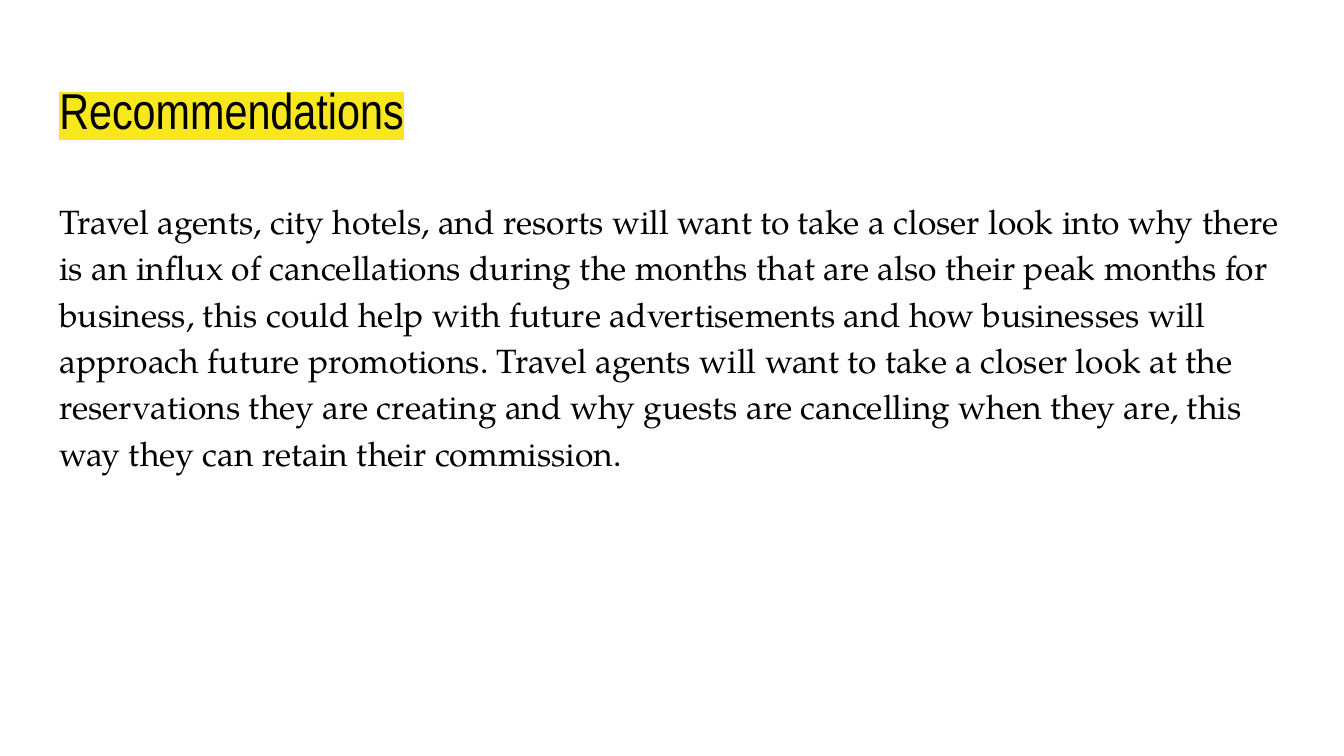
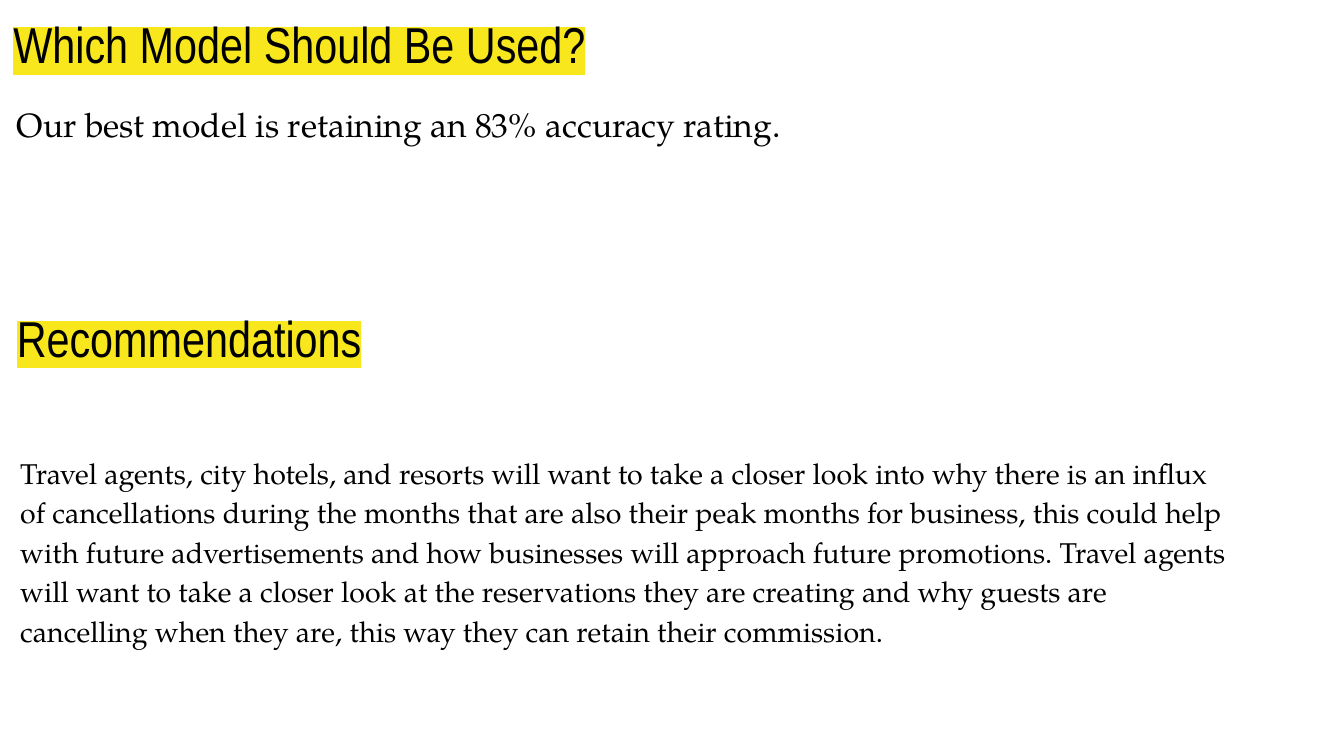
Before and after one commit to cole-beach/Hotel-Booking-Demand, a slide deck: slide 8 of Hotel Booking Demand.pptx. Drawn at 1344x756 pixels with LibreOffice and Linux fonts; fonts in the diff are those of the drawing. Boxes give left, top, right and bottom in pixels: in the first picture for what was removed or moved away, otherwise in the second. Text is boxed around its words. In the diff, an @@ line names an element or a change of style, - is before the commit and + after.

```diff
--- a/Hotel Booking Demand.pptx
+++ b/Hotel Booking Demand.pptx
@@ title added at (13,22,585,64), 27 pt, text #000000 @@
+Which Model Should Be Used?
@@ text added at (17,112,781,147), 18 pt, text #000000 @@
+Our best model is retaining an 83% accuracy rating.
@@ title "Recommendations" rewrapped from (59,88,404,130) to (17,316,362,367) @@
@@ text "Travel agents, city hotels, and ...": place and size @@
-text "Travel agents, city hotels, and ..." at (59,209,1278,476)
+text "Travel agents, city hotels, and ..." at (20,463,1226,650)
@@ text "Travel agents, city hotels, and ..." at (20,463,1226,650): size 18 to 15.3 pt @@
```
Also in this commit, not shown: 1 slide added.
